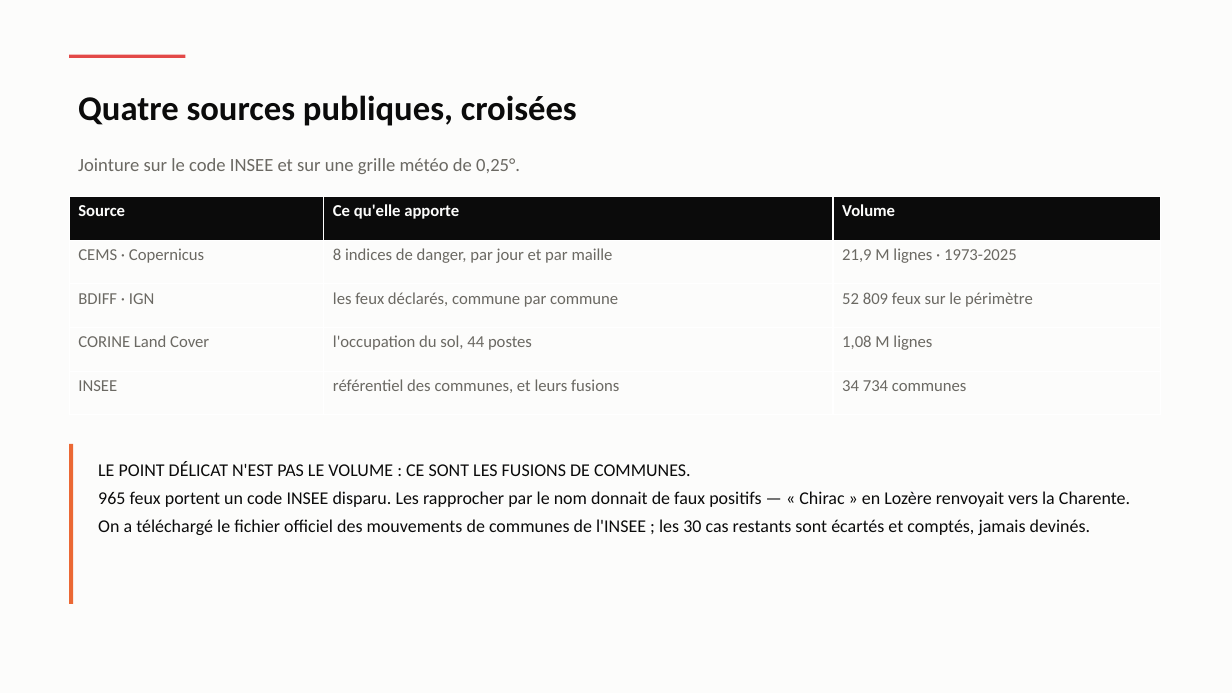
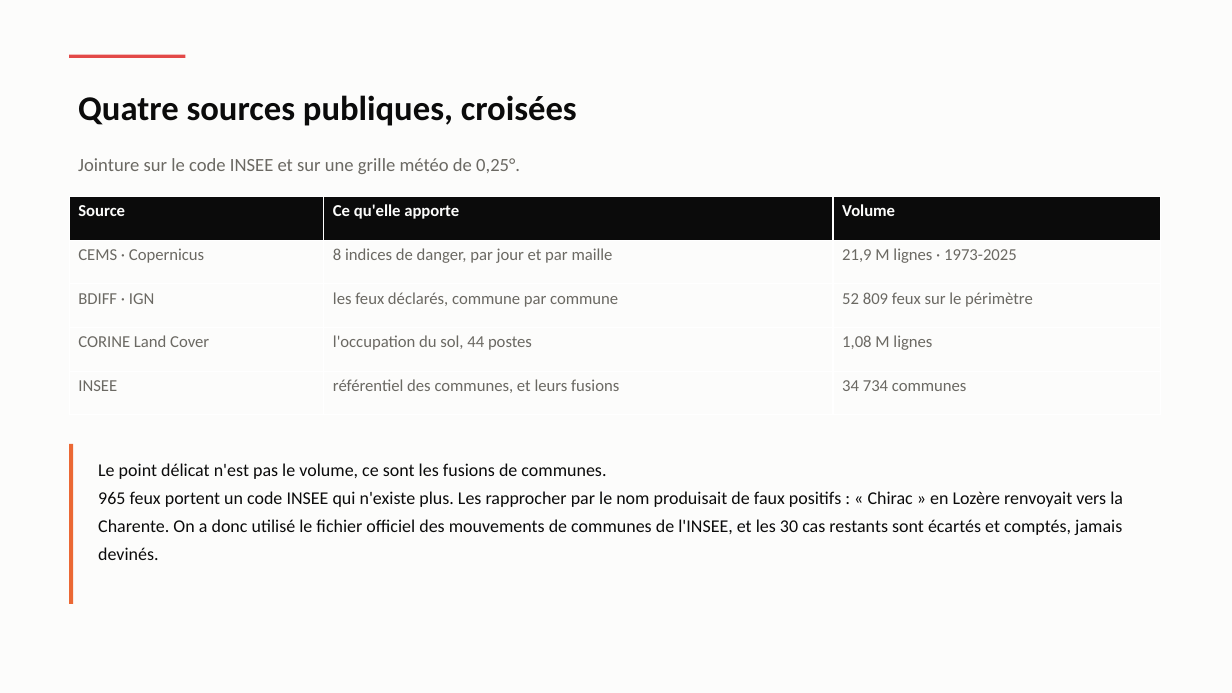
Before and after one commit to Hierogifle/terre-vent-feu-eau-data, a slide deck: slide 9 of presentation/soutenance.pptx (slide 4 before the commit). Drawn at 1232x693 pixels with LibreOffice and Linux fonts; fonts in the diff are those of the drawing. Boxes give left, top, right and bottom in pixels: in the first picture for what was removed or moved away, otherwise in the second. Text is boxed around its words. In the diff, an @@ line names an element or a change of style, - is before the commit and + after.

```diff
--- a/presentation/soutenance.pptx
+++ b/presentation/soutenance.pptx
@@ text at (x1=98, y1=463, x2=1123, y2=560): text changed @@
-LE POINT DÉLICAT N'EST PAS LE VOLUME : CE SONT LES FUSIONS DE COMMUNES.
-965 feux portent un code INSEE disparu. Les rapprocher par le nom donnait de faux positifs — « Chirac » en Lozère renvoyait vers la Charente. On a téléchargé le fichier officiel des mouvements de communes de l'INSEE ; les 30 cas restants sont écartés et comptés, jamais devinés.
+Le point délicat n'est pas le volume, ce sont les fusions de communes.
+965 feux portent un code INSEE qui n'existe plus. Les rapprocher par le nom produisait de faux positifs : « Chirac » en Lozère renvoyait vers la Charente. On a donc utilisé le fichier officiel des mouvements de communes de l'INSEE, et les 30 cas restants sont écartés et comptés, jamais devinés.
```
Also in this commit, not shown: 25 other slides changed, 11 slides added, 5 slides removed, 4 other files.
